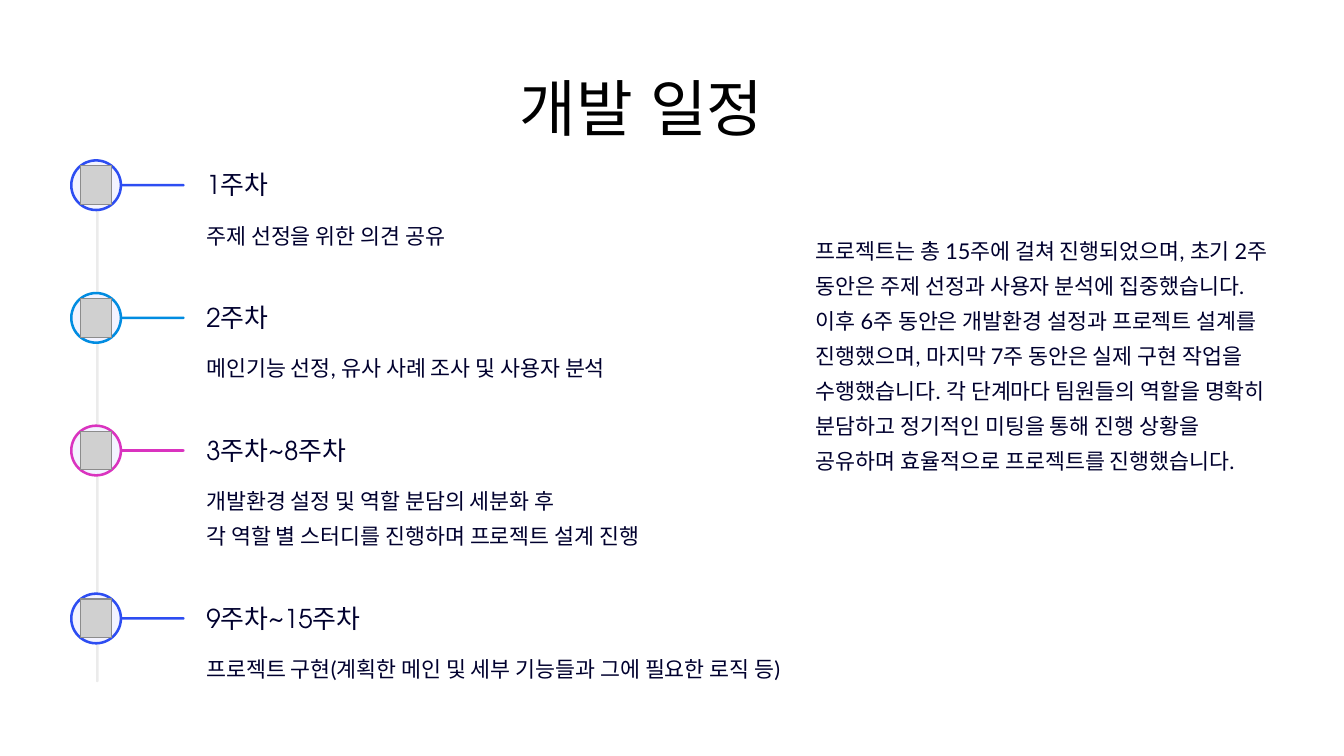
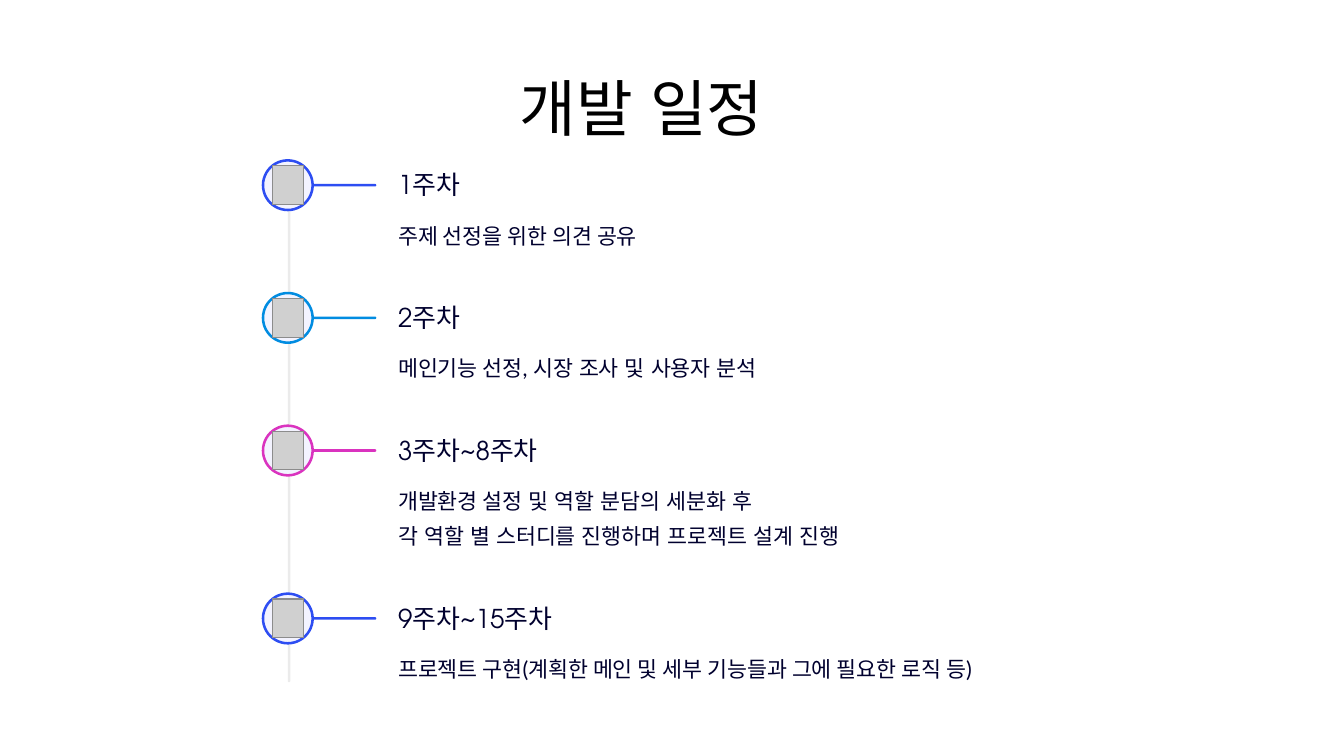
Before and after one commit to 0dlgmlwo0/Project_hospital, a slide deck: slide 7 of 최종발표.pptx. Drawn at 1344x756 pixels with LibreOffice and Linux fonts; fonts in the diff are those of the drawing; grey boxes stand for pictures. Boxes give left, top, right and bottom in pixels: in the first picture for what was removed or moved away, otherwise in the second. Text is boxed around its words. In the diff, an @@ line names an element or a change of style, - is before the commit and + after.

```diff
--- a/최종발표.pptx
+++ b/최종발표.pptx
@@ 7 texts, 5 rounded rectangles, 4 pictures moved together from (x1=72, y1=160, x2=780, y2=683) to (x1=263, y1=160, x2=972, y2=683) @@
@@ text removed at (x1=816, y1=241, x2=1268, y2=471) @@
-프로젝트는 총 15주에 걸쳐 진행되었으며, 초기 2주 동안은 주제 선정과 사용자 분석에 집중했습니다. 이후 6주 동안은 개발환경 설정과 프로젝트 설계를 진행했으며, 마지막 7주 동안은 실제 구현 작업을 수행했습니다. 각 단계마다 팀원들의 역할을 명확히 분담하고 정기적인 미팅을 통해 진행 상황을 공유하며 효율적으로 프로젝트를 진행했습니다.
@@ text at (x1=398, y1=358, x2=757, y2=379): text changed @@
-메인기능 선정, 유사 사례 조사 및 사용자 분석
+메인기능 선정, 시장 조사 및 사용자 분석
@@ 4 rounded rectangles moved together from (x1=118, y1=184, x2=185, y2=620) to (x1=311, y1=184, x2=377, y2=620) @@
```
Also in this commit, not shown: 5 other slides changed, 3 slides added, 4 slides removed, 1 other file.
